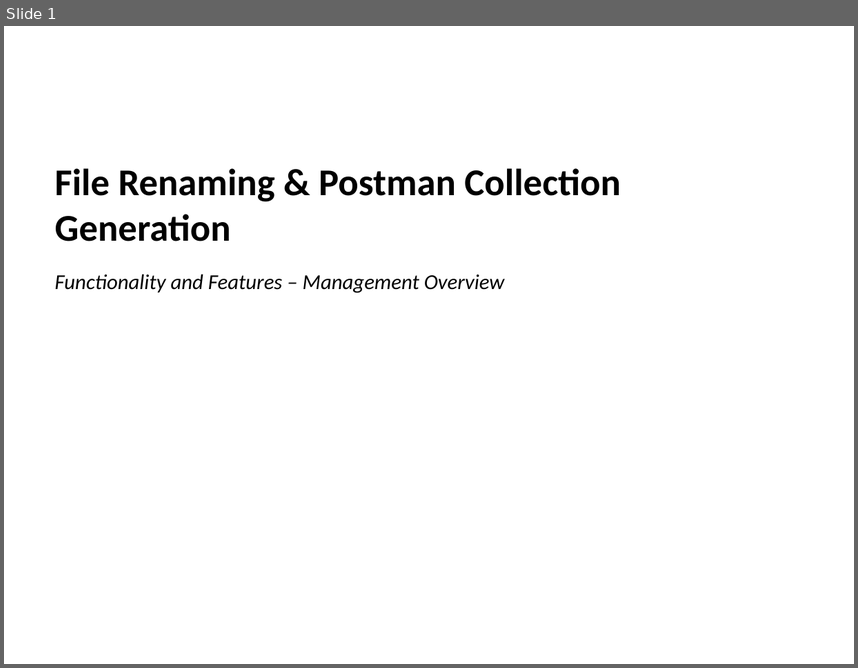
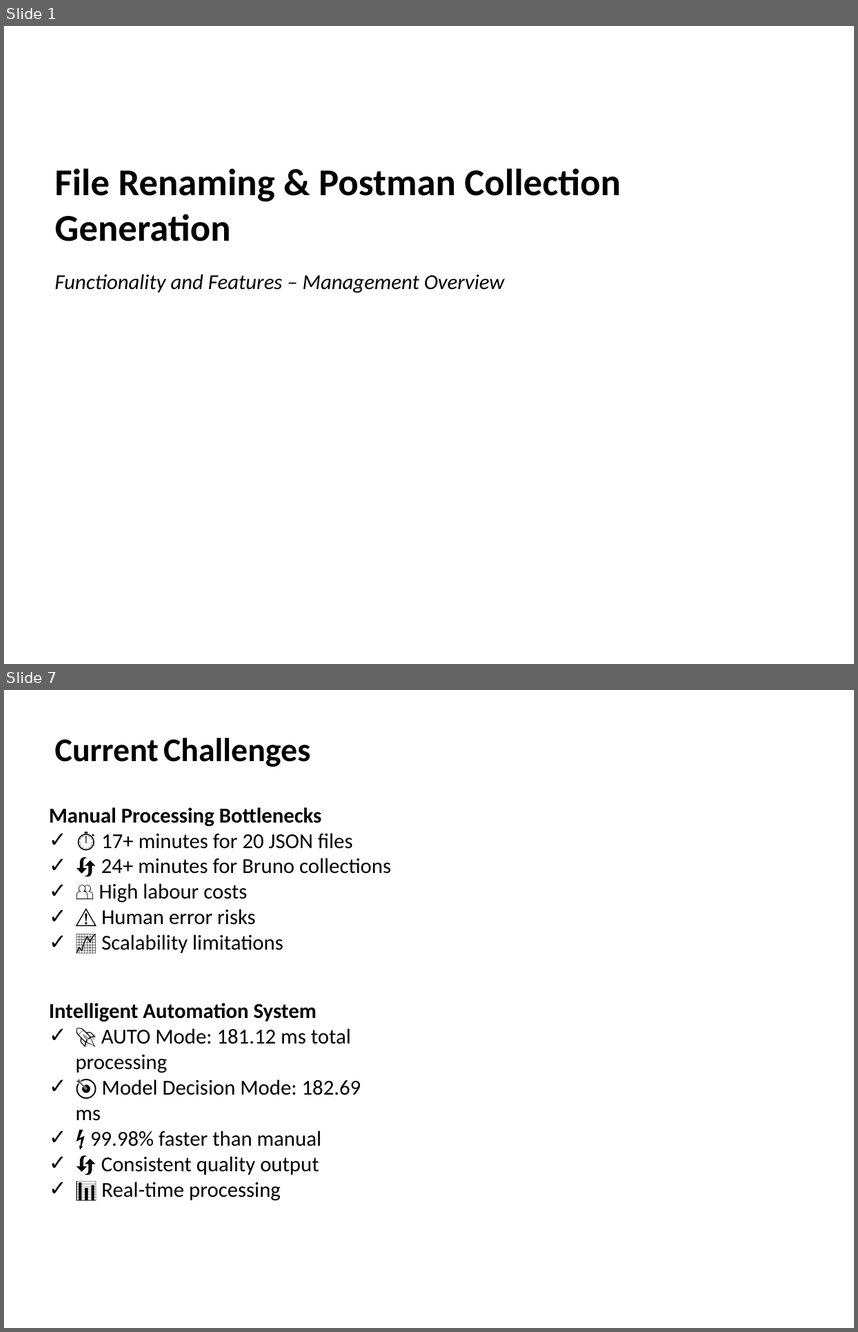
Before and after one commit to vishnupriyancode/renaming_files, a slide deck: Docs/Project_Overview_Management.pptx. Shown one above the other, each under a label of ours: slide 1 before the commit, slides 1 and 7 after it; the slides between them are not shown. The pictures are 858x668 and 858x1332 pixels, drawn with LibreOffice and Linux fonts; fonts in the diff are those of the drawing. Boxes give left, top, right and bottom in pixels: in the first picture for what was removed or moved away, otherwise in the second. Text is boxed around its words. In the diff, an @@ line names an element or a change of style, - is before the commit and + after.

```diff
--- a/Docs/Project_Overview_Management.pptx
+++ b/Docs/Project_Overview_Management.pptx
@@ slide 7 added at bbox=[4, 690, 854, 1328], background #FFFFFF @@
@@ text added at bbox=[55, 738, 310, 767], 28 pt, text #000000, bold @@
+Current Challenges
@@ text added at bbox=[49, 807, 391, 953], 18 pt, text #000000 @@
+Manual Processing Bottlenecks
+✓ ⏱️ 17+ minutes for 20 JSON files
+✓ 🔄 24+ minutes for Bruno collections
+✓ 👥 High labour costs
+✓ ⚠️ Human error risks
+✓ 📈 Scalability limitations
@@ text added at bbox=[49, 1003, 361, 1201], 18 pt, text #000000 @@
+Intelligent Automation System
+✓ 🚀 AUTO Mode: 181.12 ms total processing
+✓ 🎯 Model Decision Mode: 182.69 ms
+✓ ⚡ 99.98% faster than manual
+✓ 🔄 Consistent quality output
+✓ 📊 Real-time processing
```
Also in this commit, not shown: 4 slides changed, 5 other slides added, 15 other files.
